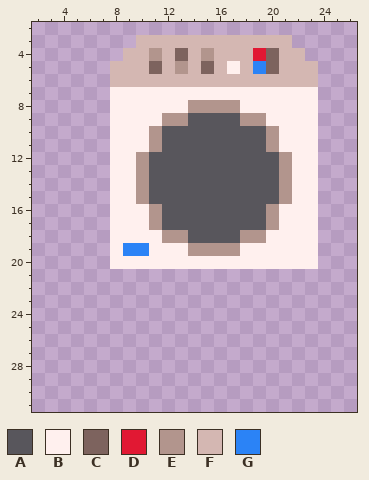
Two versions of one pixel-art sprite, packages/nouns-img-permutator/assets/layer-3/head-washingmachine.png. Above, as it was before the edit.
The file is 32x32 pixels. Shown: x 2..26, y 2..31.
Palette (. is transparent): A #58565c  B #fff0ee  C #7d635e  D #e11833  E #b2958d  F #d4b7b2  G #2b83f6
Pixels before, first column x 8:
 3 ..FFFFFFFFFFFF..
 4 .FFEFCFEFFFDCFF.
 5 FFFCFEFCFBFGCFFF
 6 FFFFFFFFFFFFFFFF
 7 BBBBBBBBBBBBBBBB
 8 BBBBBBEEEEBBBBBB
 9 BBBBEEAAAAEEBBBB
10 BBBEAAAAAAAAEBBB
11 BBBEAAAAAAAAEBBB
12 BBEAAAAAAAAAAEBB
13 BBEAAAAAAAAAAEBB
14 BBEAAAAAAAAAAEBB
15 BBEAAAAAAAAAAEBB
16 BBBEAAAAAAAAEBBB
17 BBBEAAAAAAAAEBBB
18 BBBBEEAAAAEEBBBB
19 BGGBBBEEEEBBBBBB
20 BBBBBBBBBBBBBBBB
After the commit:
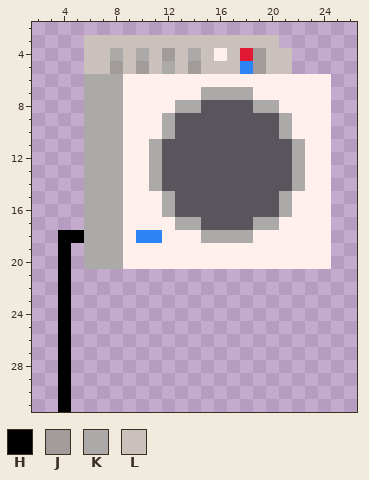
Colours new in this view: H #000000  J #a19c9a  K #abaaa8  L #cbc1bc
From old to new:
Changed rows in their new state; - is an unchanged pixel.
first column x 4:
 3 --LLLLLLLLLLLLLLL.---
 4 --LLKLKLJLKLBLDJLL.--
 5 --LLJLJLKLJLLLGJLL..-
 6 --KKKBBBBBBBBBBBBBBBB
 7 --KKK------KKKK-----B
 8 --KKK----KKAAAAKK---B
 9 --KKK---KA----AAAK--B
10 --KKK--BK-------AK--B
11 --KKK--K--------AAK-B
12 --KKK-BK---------AK-B
13 --KKK-BK---------AK-B
14 --KKK-BK---------AK-B
15 --KKK-BBK--------K--B
16 --KKK--BK-------AK--B
17 --KKK--BBKK----KK---B
18 HHKKK-GGBBBKKKKB----B
19 H-KKKBB---BBBB------B
20 H-KKK---------------B
21 H--------------------
22 H--------------------
23 H--------------------
24 H--------------------
25 H--------------------
26 H--------------------
27 H--------------------
28 H--------------------
29 H--------------------
30 H--------------------
31 H--------------------
